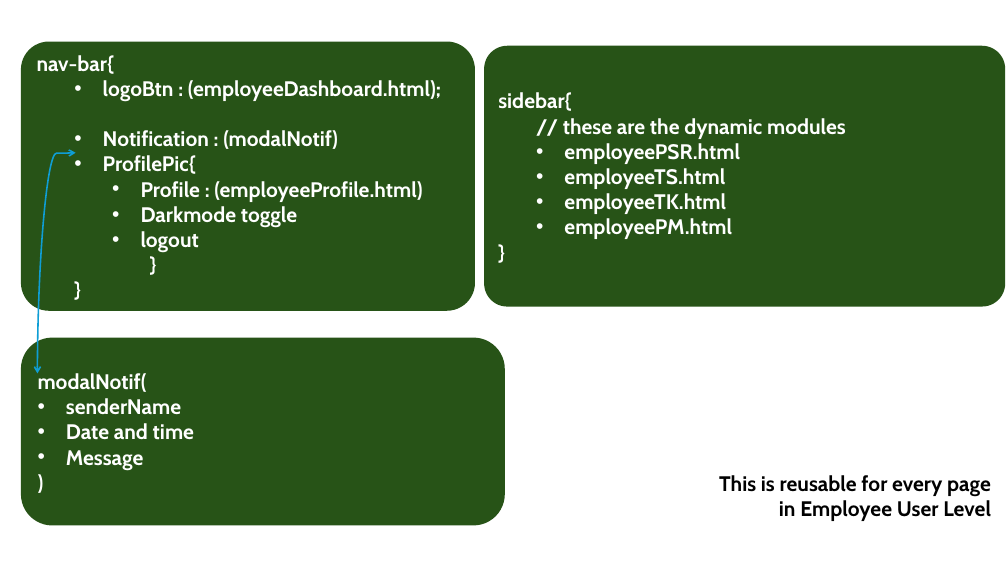
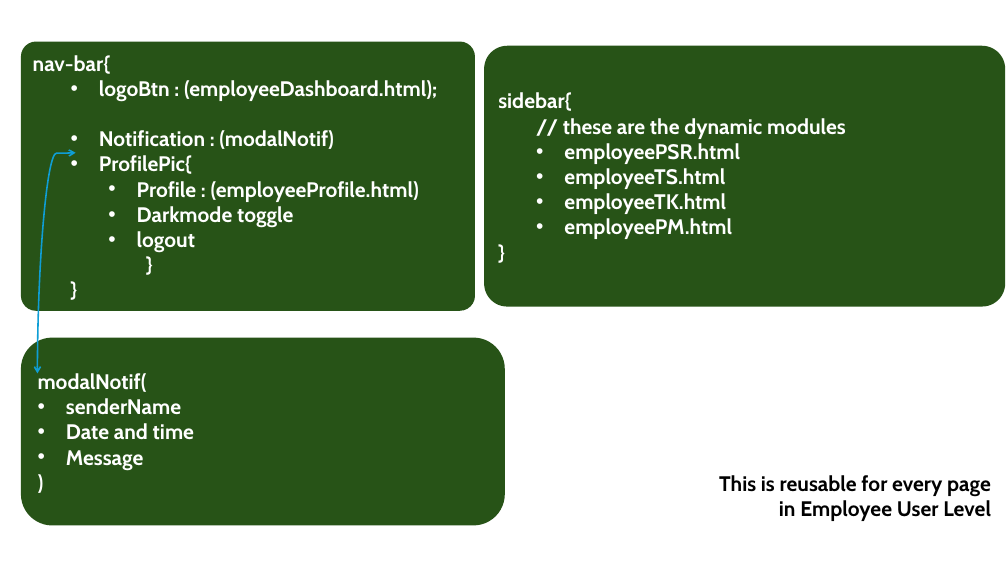
Before and after one commit to Booking-Resevation-Betcha-Homie-House/CAPSTONE-Development-Road-Map, a slide deck: slide 33 of betchaBooking-USECASE.pptx (slide 32 before the commit). Drawn at 1008x567 pixels with LibreOffice and Linux fonts; fonts in the diff are those of the drawing. Boxes give left, top, right and bottom in pixels: in the first picture for what was removed or moved away, otherwise in the second. Text is boxed around its words. In the diff, an @@ line names an element or a change of style, - is before the commit and + after.

```diff
--- a/betchaBooking-USECASE.pptx
+++ b/betchaBooking-USECASE.pptx
@@ rounded rectangle "nav-bar{" at (21,42,476,311): proportions changed @@
```
Also in this commit, not shown: 7 other slides changed, 1 slide added, 1 other file.
